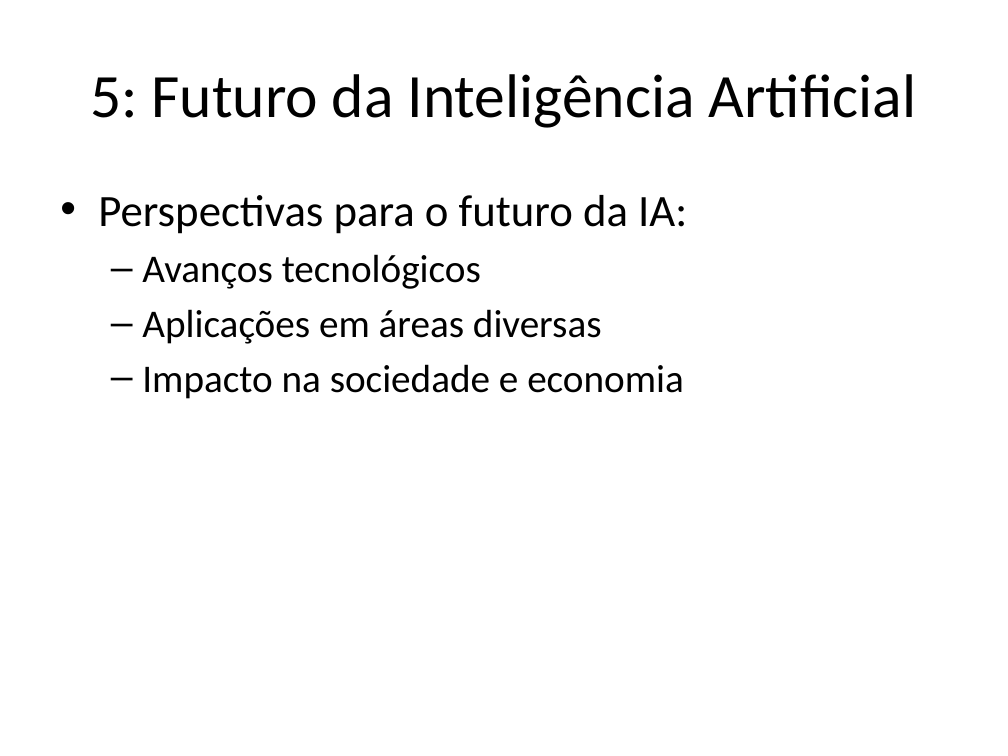
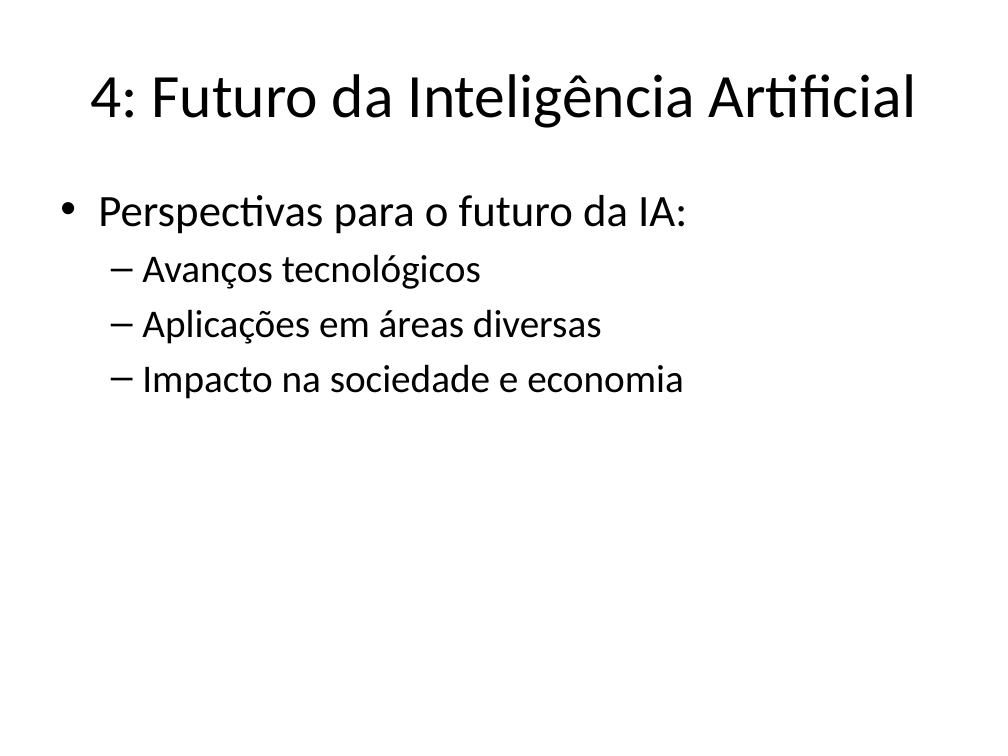
Before and after one commit to lcdlemos/EstagioNutes, a slide deck: slide 5 of Slides/auto_apresentacao.pptx. Drawn at 1008x756 pixels with LibreOffice and Linux fonts; fonts in the diff are those of the drawing. Boxes give left, top, right and bottom in pixels: in the first picture for what was removed or moved away, otherwise in the second. Text is boxed around its words. In the diff, an @@ line names an element or a change of style, - is before the commit and + after.

```diff
--- a/Slides/auto_apresentacao.pptx
+++ b/Slides/auto_apresentacao.pptx
@@ title at [90,74,917,128]: text changed @@
-5: Futuro da Inteligência Artificial
+4: Futuro da Inteligência Artificial
```
Also in this commit, not shown: 5 other slides changed, 10 other files.
